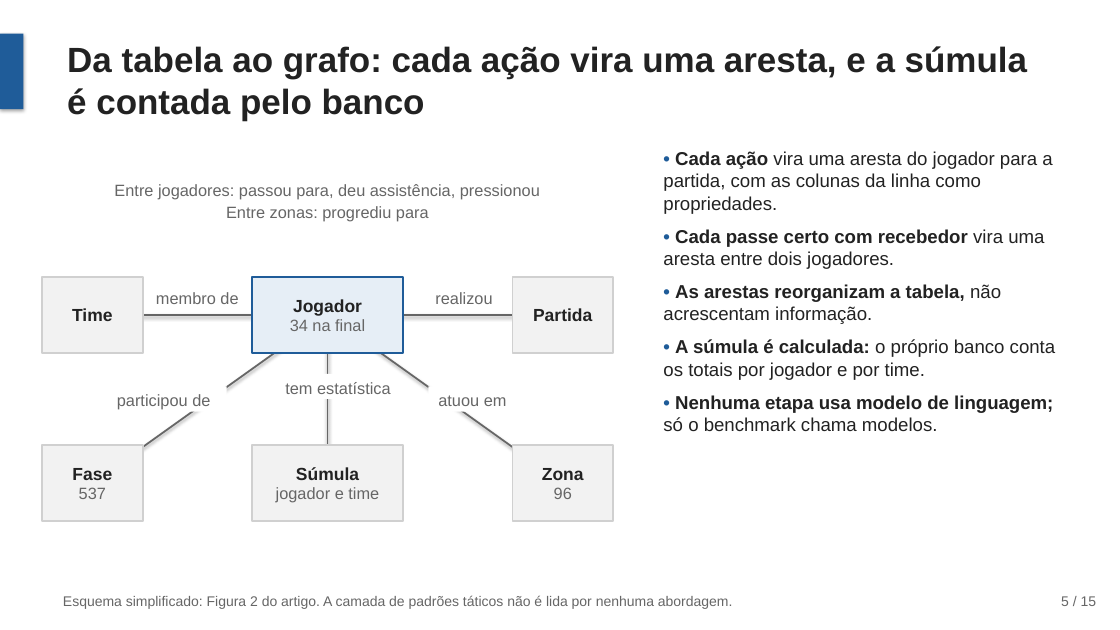
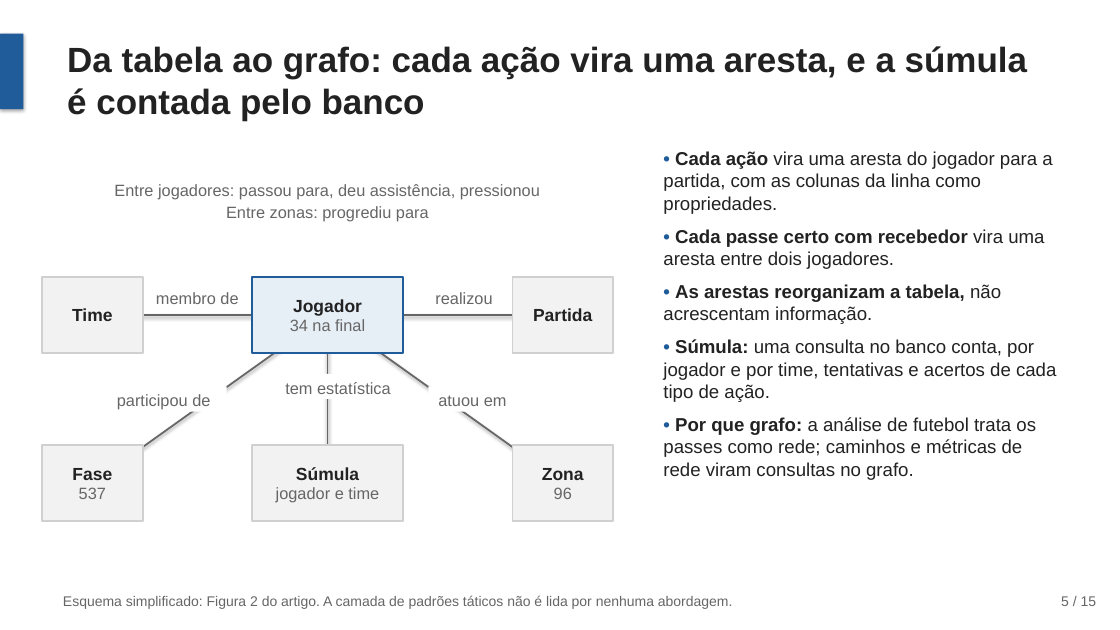
Before and after one commit to joaowinderfeldbussolotto/football-tactics-knowledge-graph, a slide deck: slide 5 of apresentacao/apresentacao.pptx. Drawn at 1120x630 pixels with LibreOffice and Linux fonts; fonts in the diff are those of the drawing. Boxes give left, top, right and bottom in pixels: in the first picture for what was removed or moved away, otherwise in the second. Text is boxed around its words. In the diff, an @@ line names an element or a change of style, - is before the commit and + after.

```diff
--- a/apresentacao/apresentacao.pptx
+++ b/apresentacao/apresentacao.pptx
@@ text at (663,339,1056,480): text changed @@
-• A súmula é calculada: o próprio banco conta os totais por jogador e por time.
-• Nenhuma etapa usa modelo de linguagem; só o benchmark chama modelos.
+• Súmula: uma consulta no banco conta, por jogador e por time, tentativas e acertos de cada tipo de ação.
+• Por que grafo: a análise de futebol trata os passes como rede; caminhos e métricas de rede viram consultas no grafo.
```
Also in this commit, not shown: 8 other slides changed, 2 other files.
